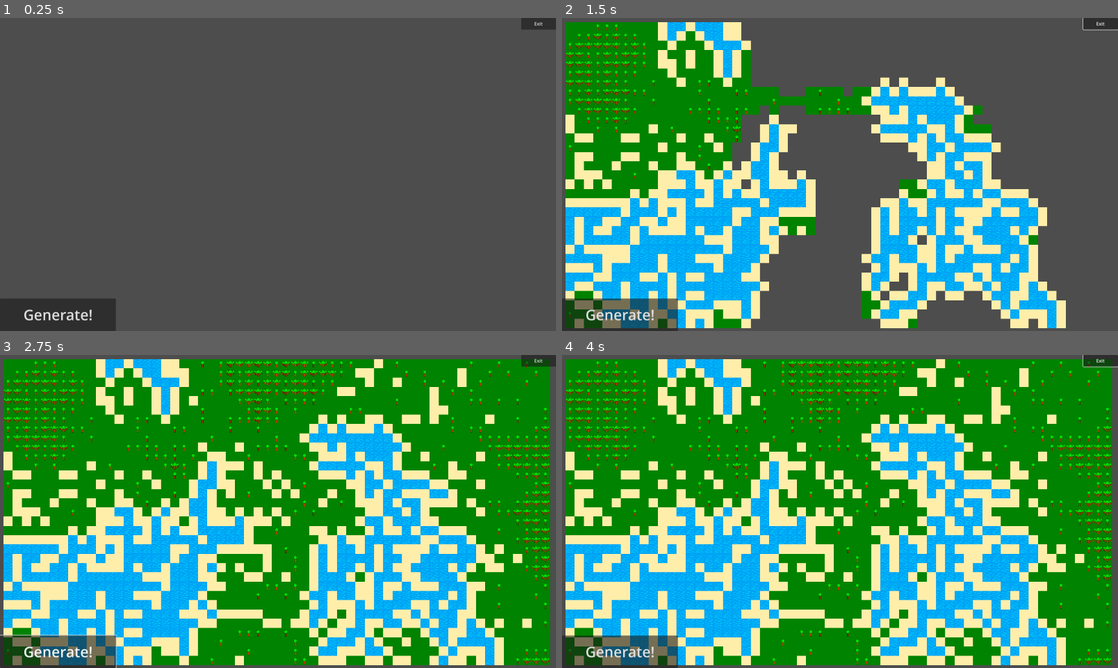
Above: before the commit, frames 1-4 (two rows, left to right).
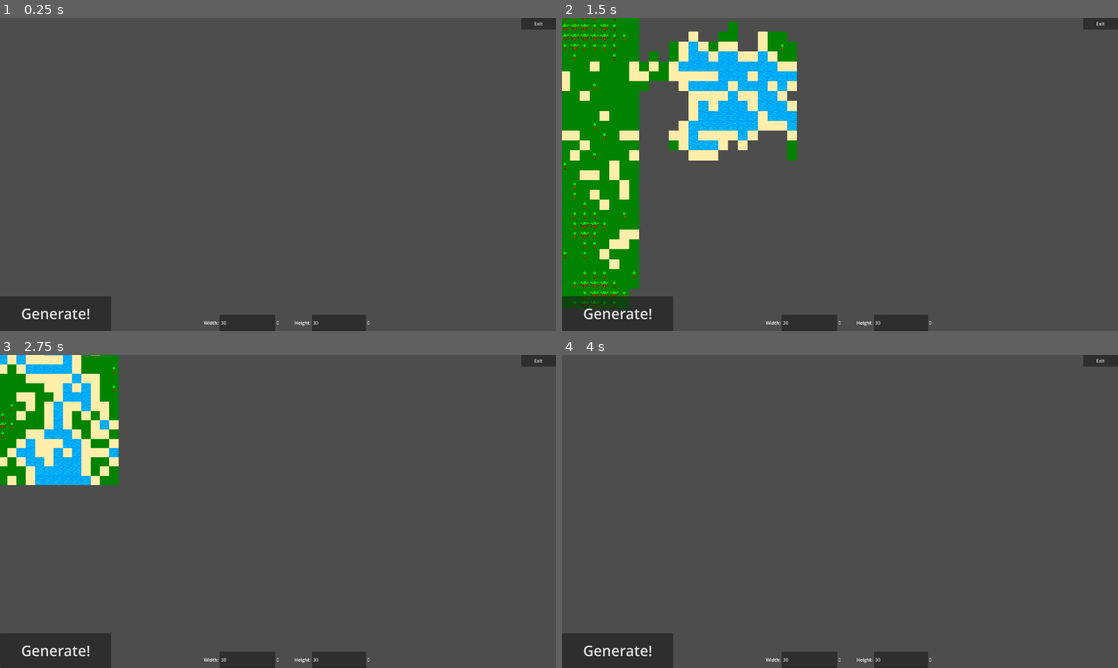
Above: after the commit, the same moments.

Repository: JomberR/Wave-Function-Collapse
Game: Godot game, scene res://Levels/Test_Level.tscn
Same seed, same stepped clock (60 frames per second), same inputs: the game is played once before the commit and once after it.
Inputs (mouse positions are in pixels of both pictures, inside the frame that each line leads up to):
- Up to frame 1 (0.25 s): no input
- Up to frame 2 (1.5 s): click "Generate!" at 0.5 s; move the mouse to (962, 158) at 1.27 s; hold Right (ui_right) from 1.28 s (still down); tap Mouse wheel up (ui_zoom_in, bound only after the commit) at 1.35 s
- Up to frame 3 (2.75 s): tap Mouse wheel down (ui_zoom_out, bound only after the commit) at 1.55, 2.1 s; move the mouse to (166, 527) at 2.02 s; release Right (ui_right) at 2.03 s; hold Down (ui_down) from 2.03 s (still down); tap Mouse wheel up (ui_zoom_in, bound only after the commit) at 2.3 s
- Up to frame 4 (4 s): move the mouse to (895, 442) at 2.77 s; release Down (ui_down) at 2.78 s; hold Right (ui_right) 2.78-3.53 s; tap Mouse wheel up (ui_zoom_in, bound only after the commit) at 2.85, 3.8 s; tap Mouse wheel down (ui_zoom_out, bound only after the commit) at 3.05, 3.6 s; move the mouse to (812, 574) at 3.52 s; hold Up (ui_up) from 3.53 s (still down)

The runs differ from the first frame. In frame 1, 1.6% of the frame differs, in the area x 0-67%, y 88-100%; in frame 2, 53%; in frame 3, 95%; in frame 4, 96%, in the area x 0-100%, y 0-100%.

Commit message:
You can now resize the map

Diff:
--- a/Levels/Test_Level.tscn
+++ b/Levels/Test_Level.tscn
@@ -1,19 +1,22 @@
-[gd_scene load_steps=3 format=3 uid="uid://b1vjh40f8nybo"]
+[gd_scene load_steps=4 format=3 uid="uid://b1vjh40f8nybo"]
 
 [ext_resource type="PackedScene" uid="uid://dqa0txoerra4d" path="res://Wave_Function_Collapse/Generic/Wave_Function_Collapse_Generic.tscn" id="1_t4lt5"]
+[ext_resource type="Script" path="res://Scripts/Camera/Free_Cam_Control.gd" id="2_cr1lb"]
 [ext_resource type="PackedScene" uid="uid://cdr7dknvmqpb1" path="res://Wave_Function_Collapse/UI/UI_Wave_Function_Collapse_Generator.tscn" id="2_r50el"]
 
 [node name="Test_Level" type="Node2D"]
 
 [node name="Wave_Function_Collapse_Generic" parent="." instance=ExtResource("1_t4lt5")]
-height = 33
-width = 59
-tiles_to_place = 20
+width = 30
+height = 30
+tiles_to_place = 10
 
 [node name="Camera2D" type="Camera2D" parent="."]
 position = Vector2(1897, 1052)
 zoom = Vector2(0.5, 0.5)
+script = ExtResource("2_cr1lb")
 
 [node name="UI_Wave_Function_Collapse_Generator" parent="." instance=ExtResource("2_r50el")]
 
+[connection signal="change_map_size" from="UI_Wave_Function_Collapse_Generator" to="Wave_Function_Collapse_Generic" method="set_map_size"]
 [connection signal="generate_wave_function" from="UI_Wave_Function_Collapse_Generator" to="Wave_Function_Collapse_Generic" method="generate_map"]
--- /dev/null
+++ b/Scripts/Camera/Free_Cam_Control.gd
@@ -0,0 +1,48 @@
+extends Camera2D
+
+@export var move_speed: float = 1500
+
+@export var zoom_speed: float = 2
+@export var zoom_min: float = .25
+@export var zoom_max: float = 1
+
+# Called when the node enters the scene tree for the first time.
+func _ready():
+	pass # Replace with function body.
+
+
+# Called every frame. 'delta' is the elapsed time since the previous frame.
+func _process(delta):
+	_movement(delta)
+	_zoom(delta)
+
+func _movement(delta):
+	var x = 0
+	var y = 0
+
+	if (Input.is_action_pressed("ui_up")):
+		y -= 1
+	if (Input.is_action_pressed("ui_down")):
+		y += 1
+	if (Input.is_action_pressed("ui_left")):
+		x -= 1
+	if (Input.is_action_pressed("ui_right")):
+		x += 1
+
+	var velocity = Vector2(x, y) * move_speed * delta
+	self.position += velocity
+
+func _zoom(delta):
+	var x = 0
+	var y = 0
+
+	if(Input.is_action_just_released("ui_zoom_in")):
+		x += 1
+		y += 1
+	if(Input.is_action_just_released("ui_zoom_out")):
+		x -= 1
+		y -= 1
+
+	var zoom_amount = Vector2(x, y) * zoom_speed * delta
+	var new_zoom: Vector2 = self.zoom + zoom_amount
+	self.zoom = new_zoom.clamp(Vector2(zoom_min, zoom_min), Vector2(zoom_max, zoom_max))
--- a/Scripts/Wave_Function_Collapse/UI/UI_WFC_Gen.gd
+++ b/Scripts/Wave_Function_Collapse/UI/UI_WFC_Gen.gd
@@ -1,9 +1,16 @@
 extends CanvasLayer
 
-signal generate_wave_function
+signal generate_wave_function()
+signal change_map_size(value: int, dimension: String)
 
 func _on_generate_pressed():
-	emit_signal("generate_wave_function")
+	generate_wave_function.emit()
 
 func _on_exit_pressed():
 	get_tree().quit()
+
+func _on_width_value_changed(value):
+	change_map_size.emit(int(value), "x")
+
+func _on_height_value_changed(value):
+	change_map_size.emit(int(value), "y")
--- a/Scripts/Wave_Function_Collapse/Wave_Function_Collapse.gd
+++ b/Scripts/Wave_Function_Collapse/Wave_Function_Collapse.gd
@@ -3,8 +3,8 @@
 extends Node2D
 class_name Wave_Function_Collapse
 
+@export var width: int = 25
 @export var height: int = 15
-@export var width: int = 25
 
 @export var tileMap: TileMap
 @export var wave_cell: PackedScene
@@ -21,9 +21,11 @@
 # Called when the node enters the scene tree for the first time.
 func _ready():
 	_delay = placement_delay
-	_map_size = height * width
+	_map_size = width * height
 
 func generate_map():
+	_map_size = width * height
+
 	tileMap.clear()
 	_wave_cells.clear()
 	_reset_tile_count()
@@ -33,8 +35,22 @@
 	_collapse_random_cell()
 	_is_generating = true
 
+	#_instant_generate()
+
+func set_map_size(value: int, dimension: String):
+	if (dimension == "x"):
+		width = value
+
+	if (dimension == "y"):
+		height = value
+
 # Called every frame. 'delta' is the elapsed time since the previous frame.
 func _process(delta):
+	if(_is_generating):
+		_gradual_generate(delta)
+
+
+func _gradual_generate(delta):
 	_delay -= delta
 
 	if(_delay <= 0):
@@ -45,6 +61,11 @@
 				_collapse_cell()
 			if(_wave_cells.size() <= 0):
 				_is_generating = false
+
+func _instant_generate():
+	for i in _wave_cells.size():
+		_collapse_cell()
+	_is_generating = false
 
 func _reset_tile_count():
 	for tile_resource in possible_tiles_resources:
--- a/Wave_Function_Collapse/UI/UI_Wave_Function_Collapse_Generator.tscn
+++ b/Wave_Function_Collapse/UI/UI_Wave_Function_Collapse_Generator.tscn
@@ -16,12 +16,13 @@
 anchors_preset = 2
 anchor_top = 1.0
 anchor_bottom = 1.0
-offset_top = -112.0
-offset_right = 400.0
+offset_top = -120.0
+offset_right = 384.0
 grow_vertical = 0
 
 [node name="Button_Generate" type="Button" parent="Control/MarginContainer_Generate"]
 layout_mode = 2
+focus_mode = 0
 theme_override_font_sizes/font_size = 50
 text = "Generate!"
 
@@ -36,7 +37,63 @@
 
 [node name="Button_Exit" type="Button" parent="Control/MarginContainer_Exit"]
 layout_mode = 2
+focus_mode = 0
 text = "Exit"
+
+[node name="HBoxContainer_Size" type="HBoxContainer" parent="Control"]
+layout_direction = 2
+layout_mode = 1
+anchors_preset = 7
+anchor_left = 0.5
+anchor_top = 1.0
+anchor_right = 0.5
+anchor_bottom = 1.0
+offset_left = -256.0
+offset_top = -56.0
+offset_right = 320.0
+grow_horizontal = 2
+grow_vertical = 0
+theme_override_constants/separation = 50
+
+[node name="HBoxContainer_Width" type="HBoxContainer" parent="Control/HBoxContainer_Size"]
+layout_mode = 2
+size_flags_horizontal = 3
+
+[node name="Label_Width" type="Label" parent="Control/HBoxContainer_Size/HBoxContainer_Width"]
+layout_mode = 2
+size_flags_vertical = 1
+text = "Width:"
+vertical_alignment = 1
+
+[node name="SpinBox_Width" type="SpinBox" parent="Control/HBoxContainer_Size/HBoxContainer_Width"]
+layout_mode = 2
+size_flags_horizontal = 3
+min_value = 1.0
+max_value = 60.0
+value = 30.0
+rounded = true
+update_on_text_changed = true
+
+[node name="HBoxContainer_Height" type="HBoxContainer" parent="Control/HBoxContainer_Size"]
+layout_mode = 2
+size_flags_horizontal = 3
+
+[node name="Label_Height" type="Label" parent="Control/HBoxContainer_Size/HBoxContainer_Height"]
+layout_mode = 2
+size_flags_vertical = 1
+text = "Height:"
+vertical_alignment = 1
+
+[node name="SpinBox_Height" type="SpinBox" parent="Control/HBoxContainer_Size/HBoxContainer_Height"]
+layout_mode = 2
+size_flags_horizontal = 3
+min_value = 1.0
+max_value = 60.0
+value = 30.0
+rounded = true
+update_on_text_changed = true
 
 [connection signal="pressed" from="Control/MarginContainer_Generate/Button_Generate" to="." method="_on_generate_pressed"]
 [connection signal="pressed" from="Control/MarginContainer_Exit/Button_Exit" to="." method="_on_exit_pressed"]
+[connection signal="value_changed" from="Control/HBoxContainer_Size/HBoxContainer_Width/SpinBox_Width" to="." method="_on_width_value_changed"]
+[connection signal="value_changed" from="Control/HBoxContainer_Size/HBoxContainer_Height/SpinBox_Height" to="." method="_on_height_value_changed"]
--- a/project.godot
+++ b/project.godot
@@ -31,10 +31,52 @@
 
 common/drop_mouse_on_gui_input_disabled=true
 
+[input]
+
+ui_left={
+"deadzone": 0.5,
+"events": [Object(InputEventKey,"resource_local_to_scene":false,"resource_name":"","device":0,"window_id":0,"alt_pressed":false,"shift_pressed":false,"ctrl_pressed":false,"meta_pressed":false,"pressed":false,"keycode":4194319,"physical_keycode":0,"key_label":0,"unicode":4194319,"echo":false,"script":null)
+, Object(InputEventJoypadButton,"resource_local_to_scene":false,"resource_name":"","device":0,"button_index":13,"pressure":0.0,"pressed":false,"script":null)
+, Object(InputEventKey,"resource_local_to_scene":false,"resource_name":"","device":-1,"window_id":0,"alt_pressed":false,"shift_pressed":false,"ctrl_pressed":false,"meta_pressed":false,"pressed":false,"keycode":0,"physical_keycode":65,"key_label":0,"unicode":97,"echo":false,"script":null)
+]
+}
+ui_right={
+"deadzone": 0.5,
+"events": [Object(InputEventKey,"resource_local_to_scene":false,"resource_name":"","device":0,"window_id":0,"alt_pressed":false,"shift_pressed":false,"ctrl_pressed":false,"meta_pressed":false,"pressed":false,"keycode":4194321,"physical_keycode":0,"key_label":0,"unicode":4194321,"echo":false,"script":null)
+, Object(InputEventJoypadButton,"resource_local_to_scene":false,"resource_name":"","device":0,"button_index":14,"pressure":0.0,"pressed":false,"script":null)
+, Object(InputEventKey,"resource_local_to_scene":false,"resource_name":"","device":-1,"window_id":0,"alt_pressed":false,"shift_pressed":false,"ctrl_pressed":false,"meta_pressed":false,"pressed":false,"keycode":0,"physical_keycode":68,"key_label":0,"unicode":100,"echo":false,"script":null)
+]
+}
+ui_up={
+"deadzone": 0.5,
+"events": [Object(InputEventKey,"resource_local_to_scene":false,"resource_name":"","device":0,"window_id":0,"alt_pressed":false,"shift_pressed":false,"ctrl_pressed":false,"meta_pressed":false,"pressed":false,"keycode":4194320,"physical_keycode":0,"key_label":0,"unicode":4194320,"echo":false,"script":null)
+, Object(InputEventJoypadButton,"resource_local_to_scene":false,"resource_name":"","device":0,"button_index":11,"pressure":0.0,"pressed":false,"script":null)
+, Object(InputEventKey,"resource_local_to_scene":false,"resource_name":"","device":-1,"window_id":0,"alt_pressed":false,"shift_pressed":false,"ctrl_pressed":false,"meta_pressed":false,"pressed":false,"keycode":0,"physical_keycode":87,"key_label":0,"unicode":119,"echo":false,"script":null)
+]
+}
+ui_down={
+"deadzone": 0.5,
+"events": [Object(InputEventKey,"resource_local_to_scene":false,"resource_name":"","device":0,"window_id":0,"alt_pressed":false,"shift_pressed":false,"ctrl_pressed":false,"meta_pressed":false,"pressed":false,"keycode":4194322,"physical_keycode":0,"key_label":0,"unicode":4194322,"echo":false,"script":null)
+, Object(InputEventJoypadButton,"resource_local_to_scene":false,"resource_name":"","device":0,"button_index":12,"pressure":0.0,"pressed":false,"script":null)
+, Object(InputEventKey,"resource_local_to_scene":false,"resource_name":"","device":-1,"window_id":0,"alt_pressed":false,"shift_pressed":false,"ctrl_pressed":false,"meta_pressed":false,"pressed":false,"keycode":0,"physical_keycode":83,"key_label":0,"unicode":115,"echo":false,"script":null)
+]
+}
+ui_zoom_in={
+"deadzone": 0.5,
+"events": [Object(InputEventMouseButton,"resource_local_to_scene":false,"resource_name":"","device":-1,"window_id":0,"alt_pressed":false,"shift_pressed":false,"ctrl_pressed":false,"meta_pressed":false,"button_mask":8,"position":Vector2(113, 12),"global_position":Vector2(117, 55),"factor":1.0,"button_index":4,"pressed":true,"double_click":false,"script":null)
+]
+}
+ui_zoom_out={
+"deadzone": 0.5,
+"events": [Object(InputEventMouseButton,"resource_local_to_scene":false,"resource_name":"","device":-1,"window_id":0,"alt_pressed":false,"shift_pressed":false,"ctrl_pressed":false,"meta_pressed":false,"button_mask":16,"position":Vector2(203, 17),"global_position":Vector2(207, 60),"factor":1.0,"button_index":5,"pressed":true,"double_click":false,"script":null)
+]
+}
+
 [physics]
 
 common/enable_pause_aware_picking=true
 
 [rendering]
 
+renderer/rendering_method="gl_compatibility"
 environment/default_environment="res://default_env.tres"
